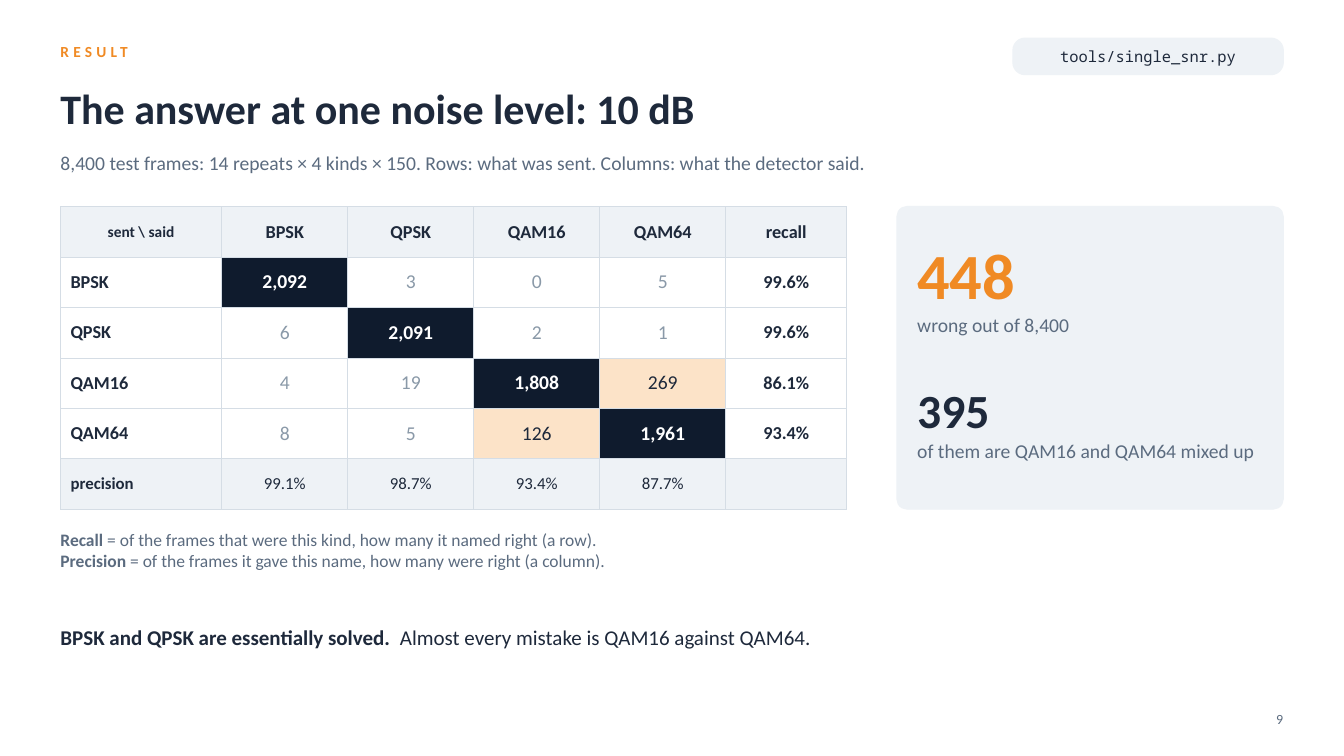
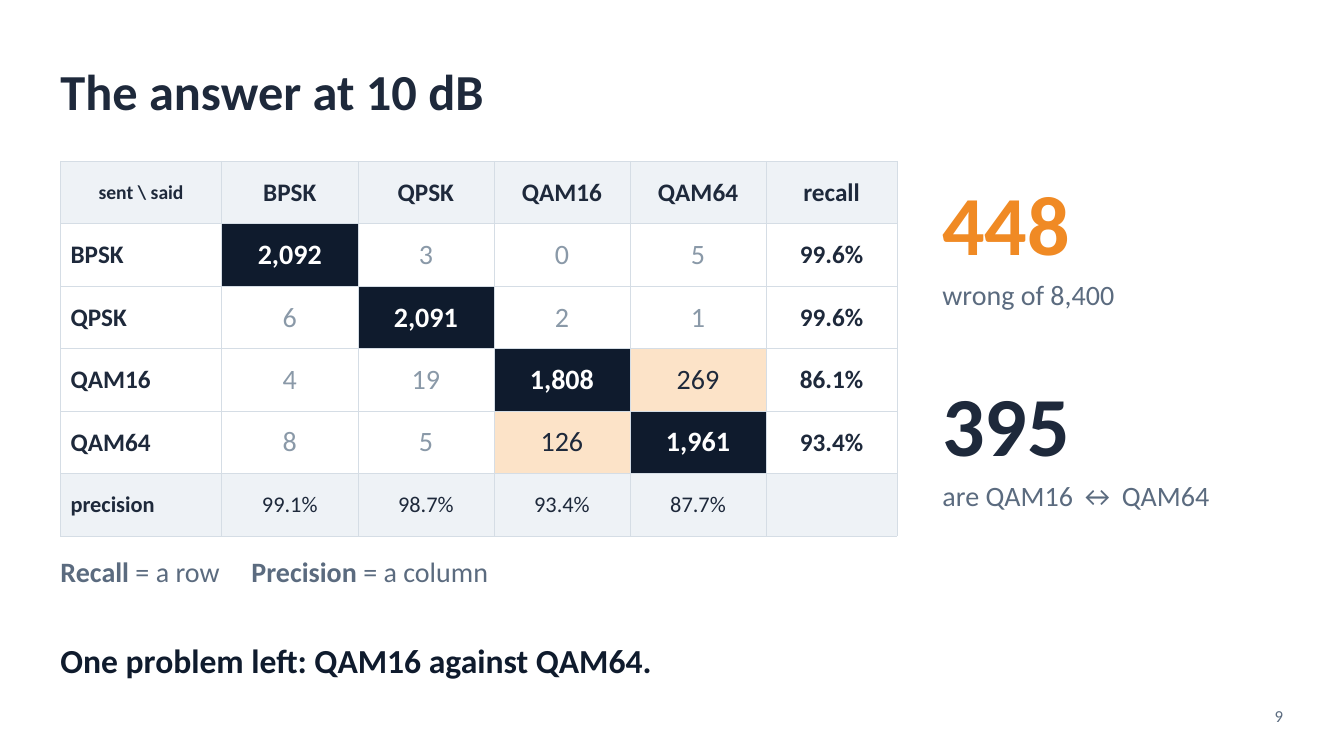
Before and after one commit to YusufBilo78/amc, a slide deck: slide 9 of deck/moshe_2016_simple.pptx. Drawn at 1344x756 pixels with LibreOffice and Linux fonts; fonts in the diff are those of the drawing. Boxes give left, top, right and bottom in pixels: in the first picture for what was removed or moved away, otherwise in the second. Text is boxed around its words. In the diff, an @@ line names an element or a change of style, - is before the commit and + after.

```diff
--- a/deck/moshe_2016_simple.pptx
+++ b/deck/moshe_2016_simple.pptx
@@ text removed at (60, 42, 867, 73) @@
-RESULT
@@ rounded rectangle removed at (1013, 38, 1284, 75) @@
@@ text removed at (1060, 50, 1236, 66) @@
-tools/single_snr.py
@@ text at (60, 74, 483, 111): text changed; size 30 to 36 pt @@
-The answer at one noise level: 10 dB
+The answer at 10 dB
@@ table at (60, 161, 897, 520) @@
@@ size 11 to 14 pt in "sent \ said" @@
@@ size 13 to 18 pt in "BPSK", "QPSK", "QAM16", "QAM64" and 9 more places @@
@@ size 14 to 20 pt in "2,092", "3", "0", "5" and 12 more places @@
@@ size 12 to 16 pt in "precision", "99.1%", "98.7%", "93.4%" and 1 more places @@
@@ table: place and size @@
-table at (60, 207, 847, 496)
+table at (60, 161, 897, 520)
@@ text removed at (60, 156, 865, 173) @@
-8,400 test frames: 14 repeats × 4 kinds × 150. Rows: what was sent. Columns: what the detector said.
@@ text "448": place and size @@
-text "448" at (917, 254, 1015, 300)
+text "448" at (942, 197, 1070, 256)
@@ text "448" at (942, 197, 1070, 256): size 46 to 60 pt @@
@@ rounded rectangle removed at (897, 207, 1284, 509) @@
@@ text at (942, 286, 1114, 310): text changed; size 14 to 20 pt @@
-wrong out of 8,400
+wrong of 8,400
@@ text "395": place and size @@
-text "395" at (917, 397, 989, 429)
+text "395" at (942, 401, 1070, 457)
@@ text "395" at (942, 401, 1070, 457): size 34 to 60 pt @@
@@ text at (942, 487, 1209, 510): text changed; size 14 to 20 pt @@
-of them are QAM16 and QAM64 mixed up
+are QAM16 ↔ QAM64
@@ text at (60, 562, 488, 582): text changed; size 12.5 to 20 pt; bold on @@
-Recall = of the frames that were this kind, how many it named right (a row).
-Precision = of the frames it gave this name, how many were right (a column).
+Recall = a row Precision = a column
@@ text "One problem left: QAM16 against ..." at (60, 649, 652, 679): vertical alignment top to middle @@
@@ text at (60, 649, 652, 679): text changed; size 15 to 24 pt; text colour #1E293B to #0F1B2D; bold on @@
-BPSK and QPSK are essentially solved. Almost every mistake is QAM16 against QAM64.
+One problem left: QAM16 against QAM64.
@@ text "9" at (1275, 711, 1283, 722): size 10 to 12 pt @@
```
Also in this commit, not shown: 13 other slides changed, 3 other files.
